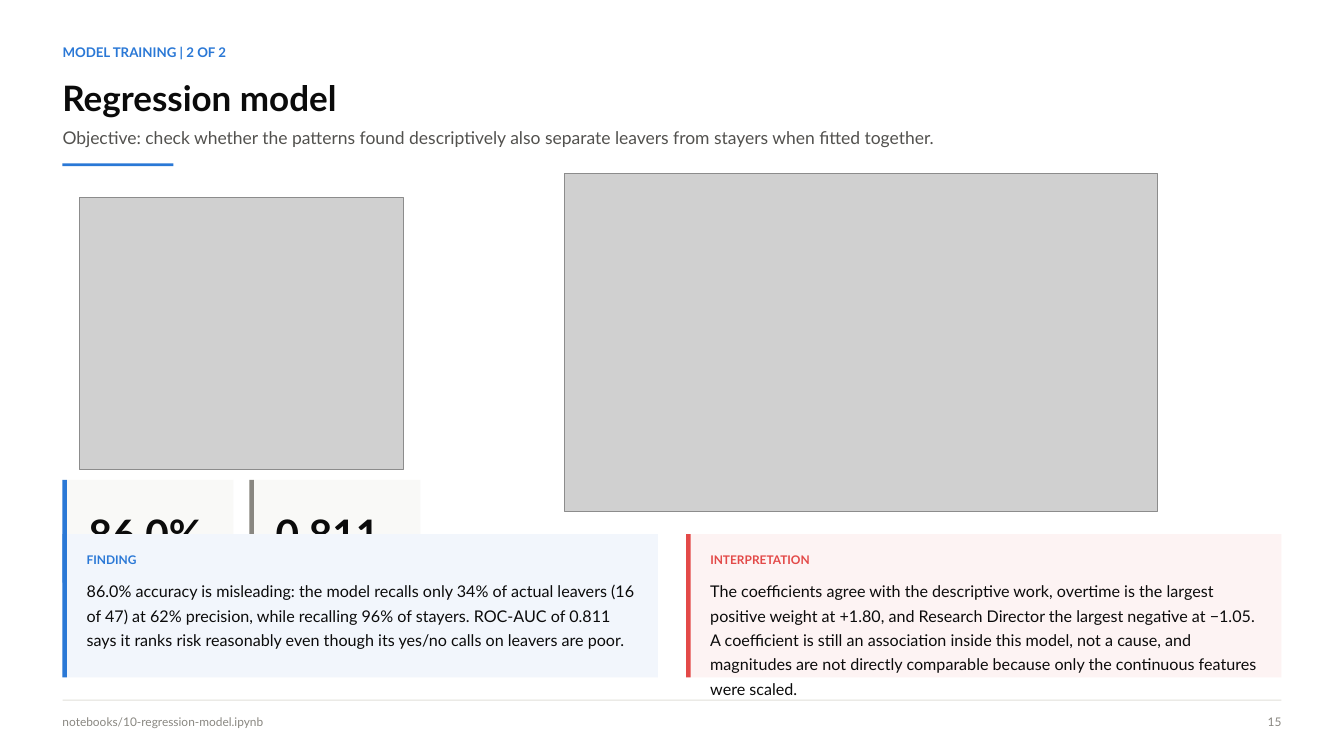
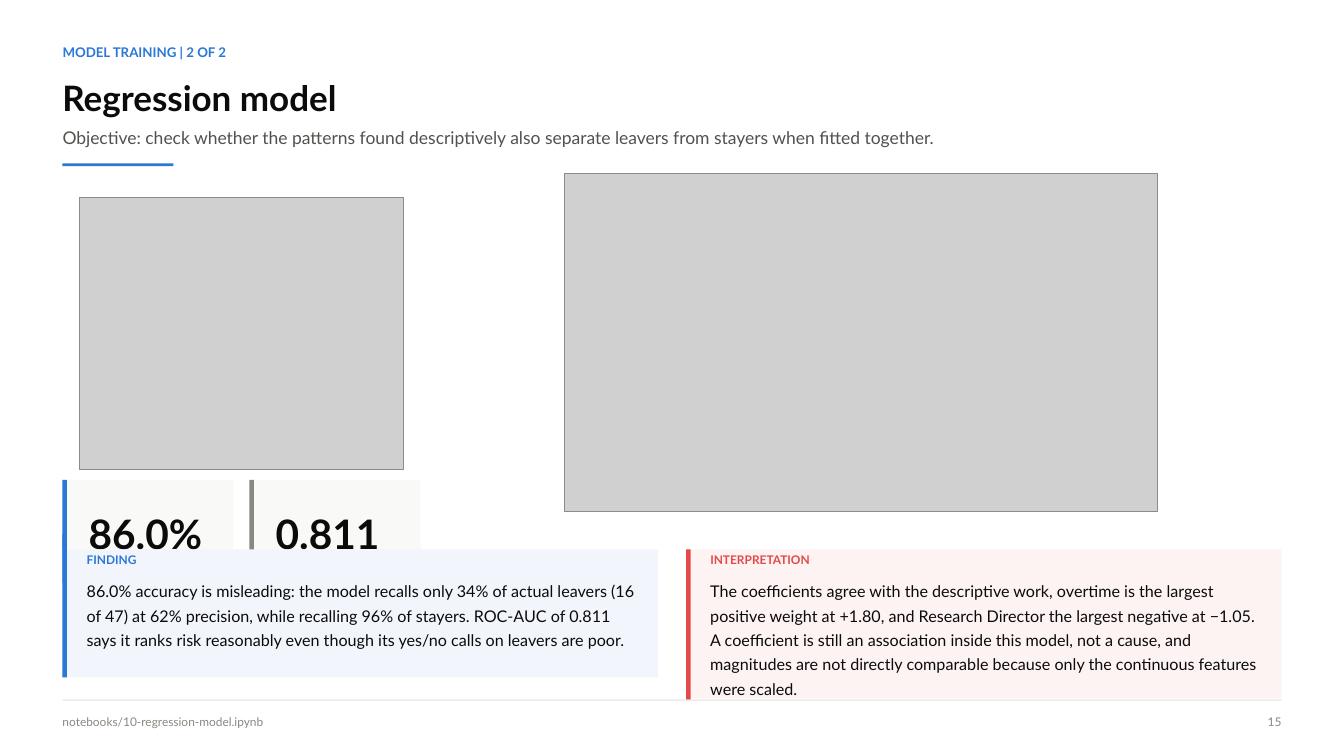
Before and after one commit to NPower-JDA-Cohort-2026/ibm-analytics-attrition-eda, a slide deck: slide 15 of presentation/IBM_Attrition_EDA_Team_Presentation.pptx. Drawn at 1344x756 pixels with LibreOffice and Linux fonts; fonts in the diff are those of the drawing; grey boxes stand for pictures. Boxes give left, top, right and bottom in pixels: in the first picture for what was removed or moved away, otherwise in the second. Text is boxed around its words. In the diff, an @@ line names an element or a change of style, - is before the commit and + after.

```diff
--- a/presentation/IBM_Attrition_EDA_Team_Presentation.pptx
+++ b/presentation/IBM_Attrition_EDA_Team_Presentation.pptx
@@ rectangle: place and size @@
-rectangle at [63, 534, 658, 678]
+rectangle at [63, 549, 658, 678]
@@ rectangle: place and size @@
-rectangle at [687, 534, 1282, 678]
+rectangle at [687, 549, 1282, 699]
@@ rectangle: place and size @@
-rectangle at [687, 534, 691, 678]
+rectangle at [687, 549, 691, 700]
```
Also in this commit, not shown: 4 other slides changed.
